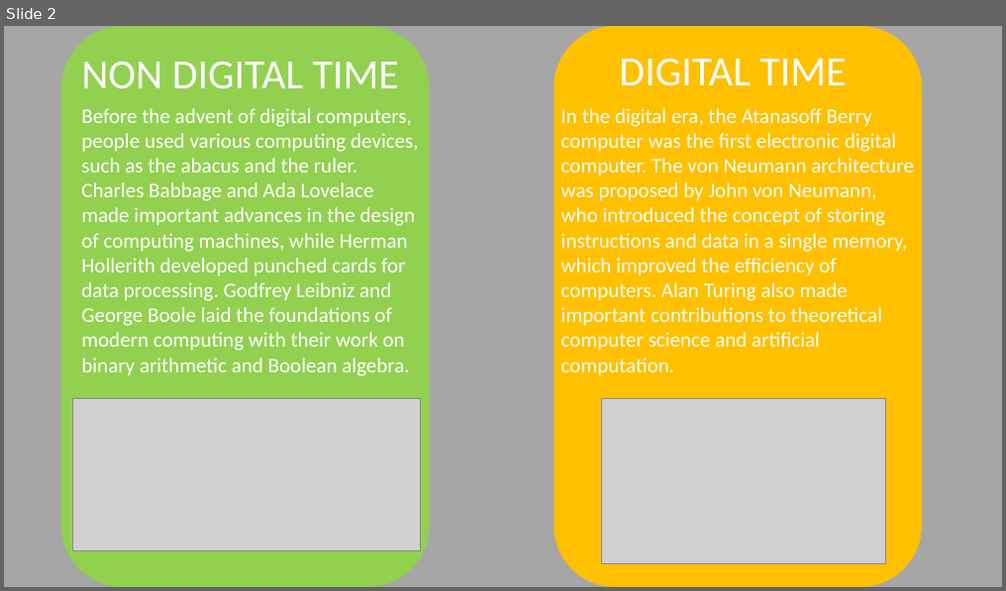
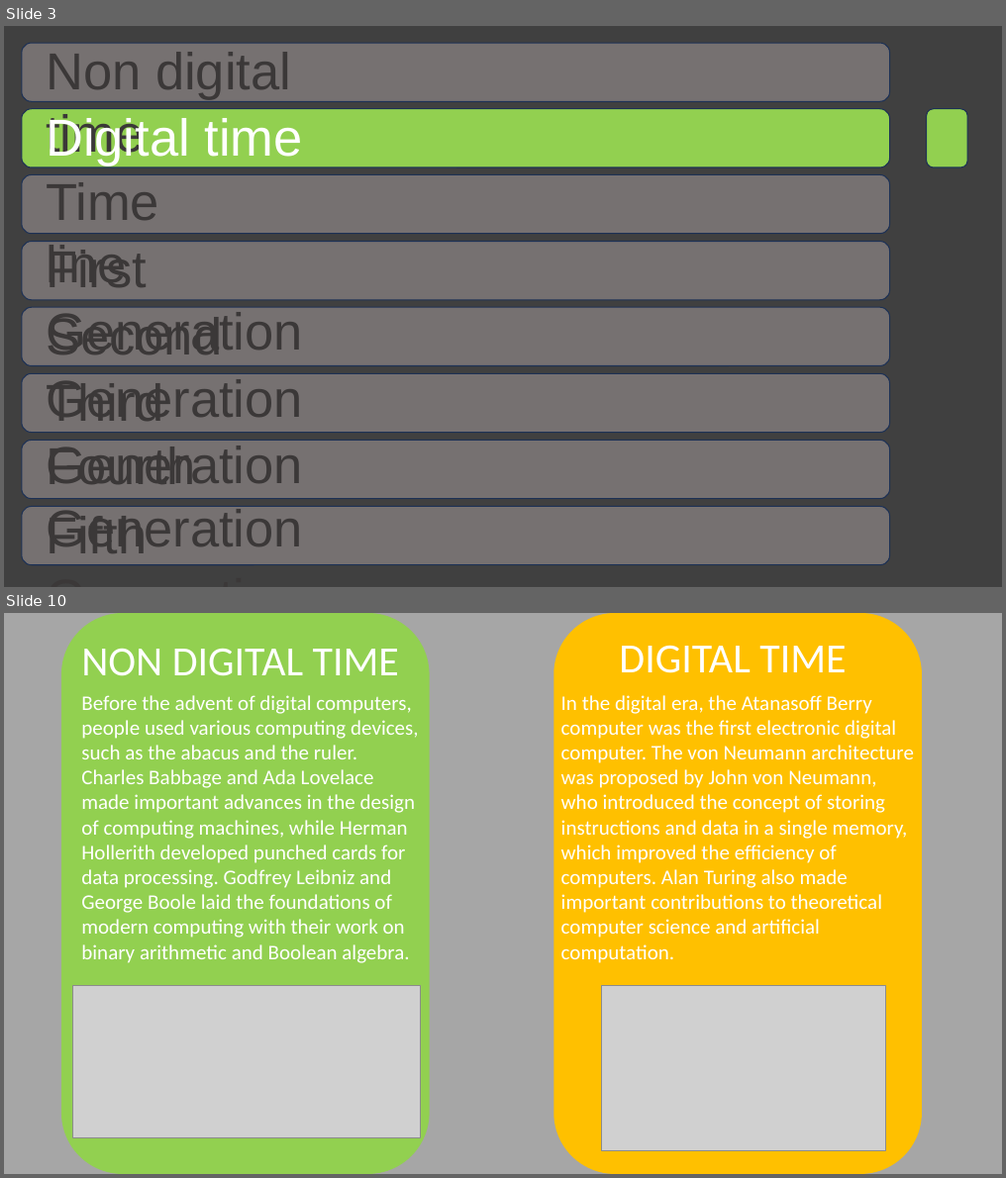
Before and after one commit to Franciscomr10/DAM, a slide deck: Sistemas Informaticos/UD1/Trabajo historia sistema informaticos.pptx. Shown one above the other, each under a label of ours: slide 2 before the commit, slides 3 and 10 after it; the slides between them are not shown. The pictures are 1006x591 and 1006x1178 pixels, drawn with LibreOffice and Linux fonts; fonts in the diff are those of the drawing; grey boxes stand for pictures. Boxes give left, top, right and bottom in pixels: in the first picture for what was removed or moved away, otherwise in the second. Text is boxed around its words. In the diff, an @@ line names an element or a change of style, - is before the commit and + after.

```diff
--- a/Sistemas Informaticos/UD1/Trabajo historia sistema informaticos.pptx
+++ b/Sistemas Informaticos/UD1/Trabajo historia sistema informaticos.pptx
@@ slide 3 added at [4, 26, 1002, 587], background #404040 @@
@@ rounded rectangle added at [22, 43, 890, 101], fill #767171, outline #1E3256 1 pt @@
@@ text added at [46, 54, 190, 167], 50 pt, text #3B3838 @@
+Non digital time
@@ text added at [46, 52, 291, 163], 50 pt, text #FFFFFF @@
+Digital time
@@ rounded rectangle added at [22, 109, 890, 168], fill #92D050, outline #1E3256 1 pt @@
@@ rounded rectangle added at [927, 109, 967, 168], fill #92D050, outline #1E3256 1 pt @@
@@ rounded rectangle added at [22, 174, 890, 233], fill #767171, outline #1E3256 1 pt @@
@@ text added at [46, 182, 159, 287], 50 pt, text #3B3838 @@
+Time line
@@ rounded rectangle added at [22, 242, 890, 300], fill #767171, outline #1E3256 1 pt @@
@@ text added at [46, 246, 303, 355], 50 pt, text #3B3838 @@
+First Generation
@@ rounded rectangle added at [22, 307, 890, 366], fill #767171, outline #1E3256 1 pt @@
@@ text added at [46, 314, 303, 421], 50 pt, text #3B3838 @@
+Second Generation
@@ rounded rectangle added at [22, 374, 890, 433], fill #767171, outline #1E3256 1 pt @@
@@ text added at [46, 381, 303, 484], 50 pt, text #3B3838 @@
+Third Generation
@@ rounded rectangle added at [22, 440, 890, 498], fill #767171, outline #1E3256 1 pt @@
@@ text added at [46, 447, 303, 554], 50 pt, text #3B3838 @@
+Fourth Generation
@@ rounded rectangle added at [22, 506, 890, 565], fill #767171, outline #1E3256 1 pt @@
@@ text added at [46, 512, 147, 554], 50 pt, text #3B3838 @@
+Fifth Generation
@@ what was slide 2 is now slide 10 @@
```
Also in this commit, not shown: 1 slide changed, 8 other slides added, 1 slide removed, 7 other files.
